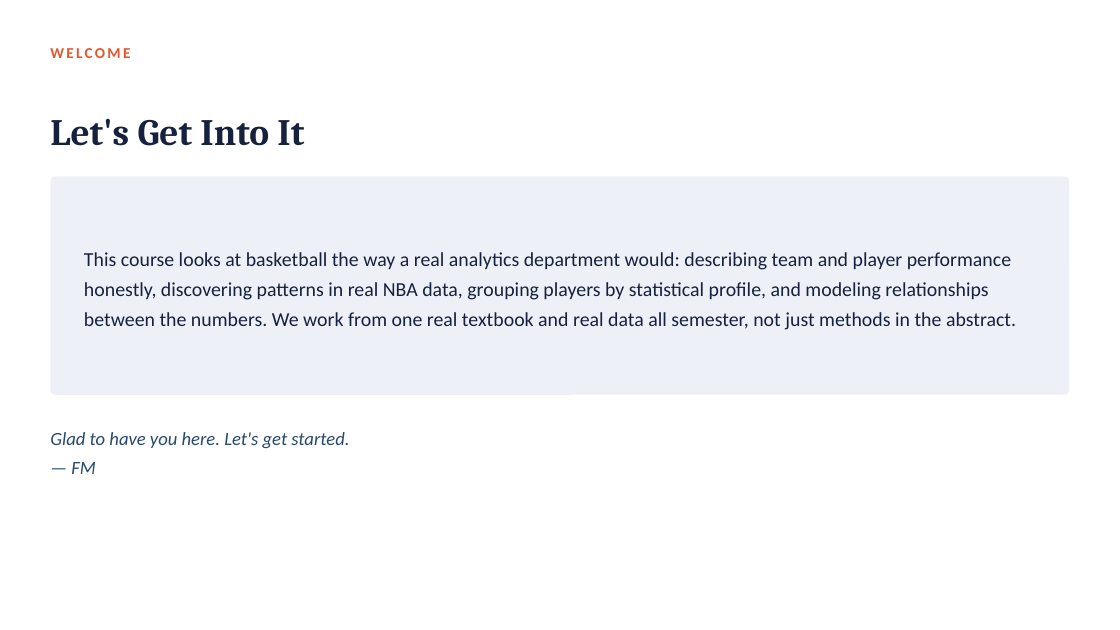
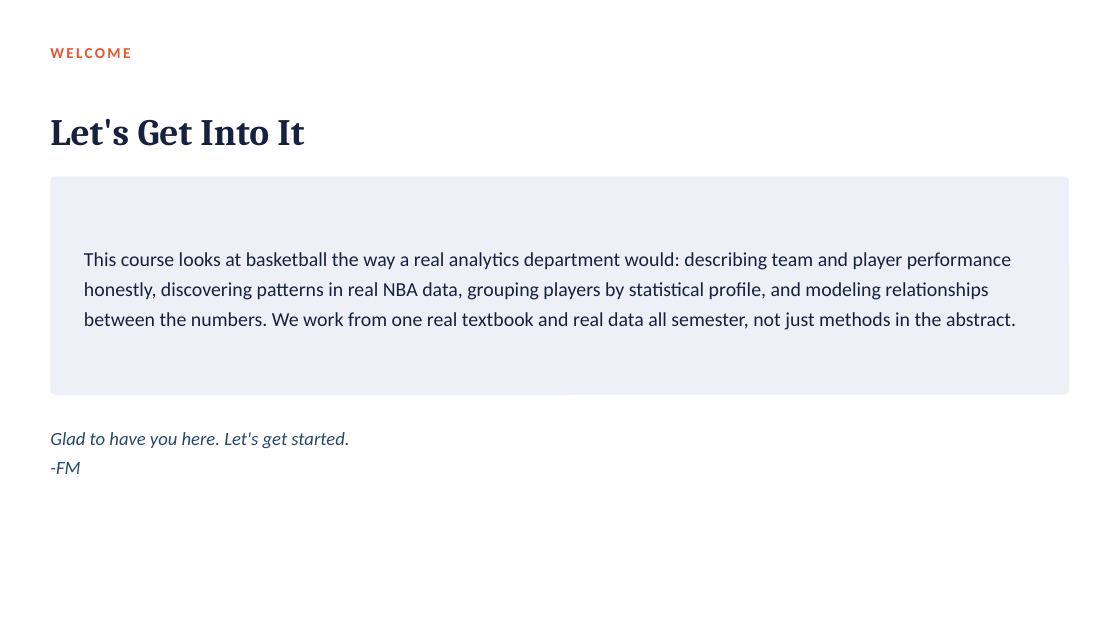
Before and after one commit to fmurital/Teaching-Curriculum, a slide deck: slide 3 of Sports-Analytics-Undergraduate/01_Introduction_to_Basketball_Analytics/Lecture_Slides/Module_01_Introduction_to_Basketball_Analytics.pptx (slide 2 before the commit). Drawn at 1120x630 pixels with LibreOffice and Linux fonts; fonts in the diff are those of the drawing. Boxes give left, top, right and bottom in pixels: in the first picture for what was removed or moved away, otherwise in the second. Text is boxed around its words. In the diff, an @@ line names an element or a change of style, - is before the commit and + after.

```diff
--- a/Sports-Analytics-Undergraduate/01_Introduction_to_Basketball_Analytics/Lecture_Slides/Module_01_Introduction_to_Basketball_Analytics.pptx
+++ b/Sports-Analytics-Undergraduate/01_Introduction_to_Basketball_Analytics/Lecture_Slides/Module_01_Introduction_to_Basketball_Analytics.pptx
@@ text at bbox=[50, 462, 80, 474]: text changed @@
-— FM
+-FM
```
Also in this commit, not shown: 4 other slides changed, 1 slide added.
